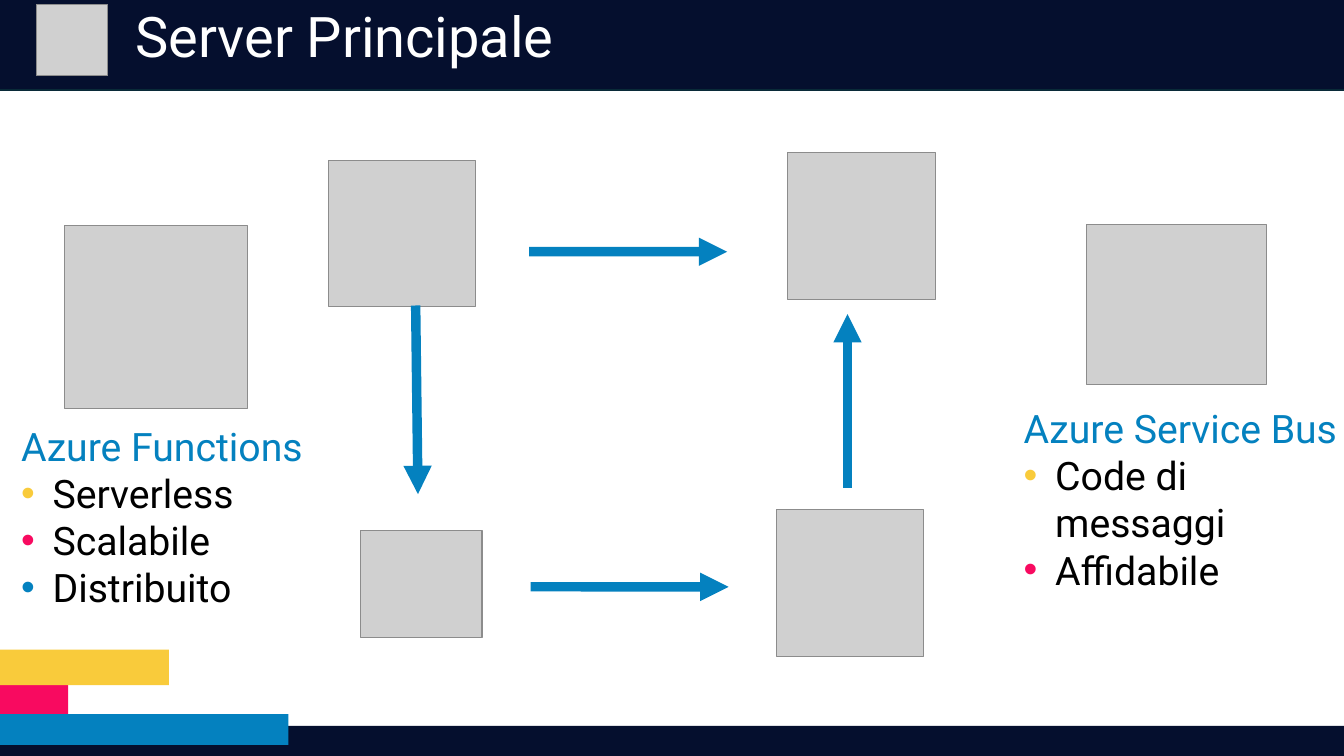
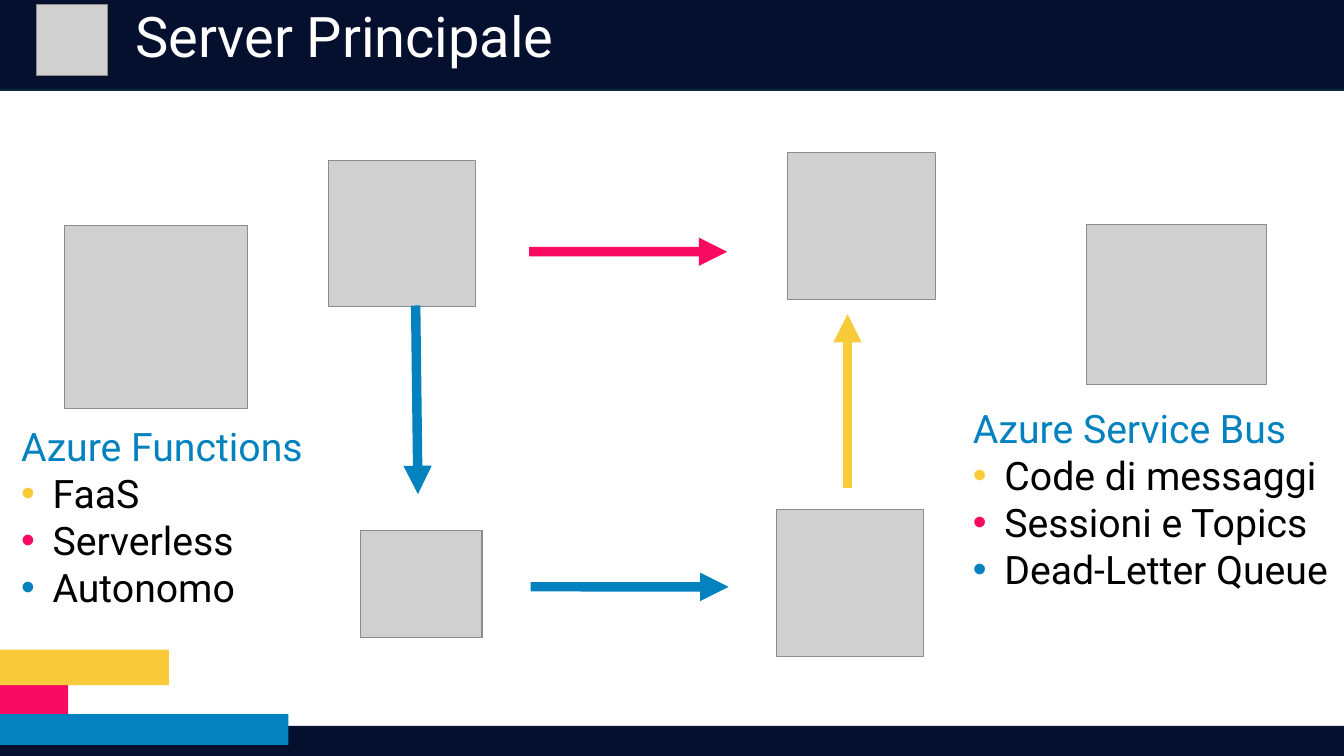
Before and after one commit to RedDuality/Tesi, a slide deck: slide 7 of Presentazione.pptx. Drawn at 1344x756 pixels with LibreOffice and Linux fonts; fonts in the diff are those of the drawing; grey boxes stand for pictures. Boxes give left, top, right and bottom in pixels: in the first picture for what was removed or moved away, otherwise in the second. Text is boxed around its words. In the diff, an @@ line names an element or a change of style, - is before the commit and + after.

```diff
--- a/Presentazione.pptx
+++ b/Presentazione.pptx
@@ arrow (529, 252) - (727, 252): stroke #0481BF 6.75 pt to #F80A60 6.75 pt @@
@@ arrow (848, 488) - (848, 315): stroke #0481BF 6.75 pt to #F9CB3B 6.75 pt @@
@@ text "Azure Service Bus": place and size @@
-text "Azure Service Bus" at (1024, 414, 1337, 586)
+text "Azure Service Bus" at (973, 414, 1328, 589)
@@ text at (53, 479, 140, 509): paragraph added @@
+• FaaS
@@ text at (1004, 508, 1328, 589): text changed @@
-• Affidabile
+• Sessioni e Topics
+• Dead-Letter Queue
@@ text at (53, 525, 234, 556): bullet colour #F9CB3B to #F80A60 @@
@@ text at (53, 574, 235, 603): text changed @@
-• Scalabile
-• Distribuito
+• Autonomo
```
Also in this commit, not shown: 5 other slides changed, 3 other files.
